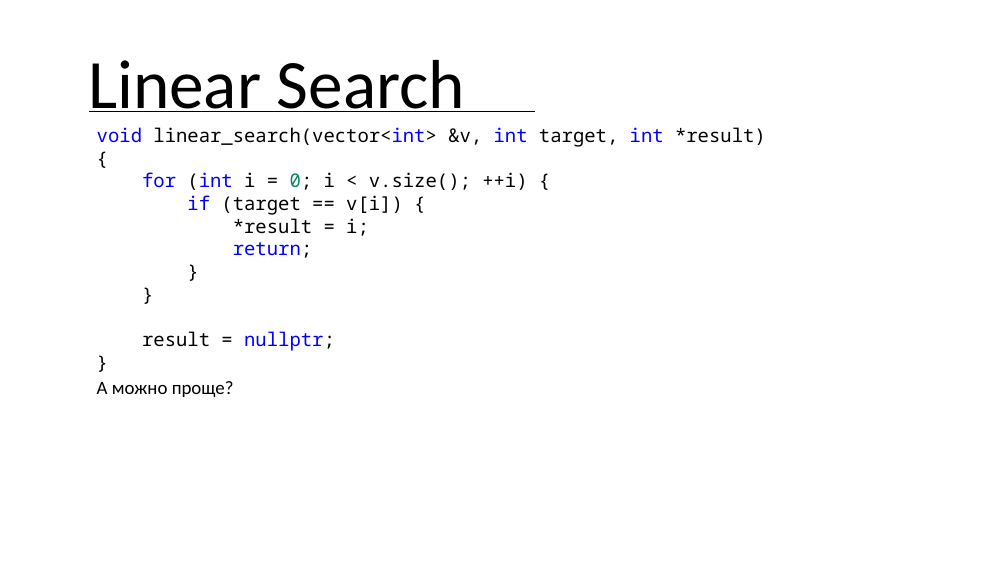
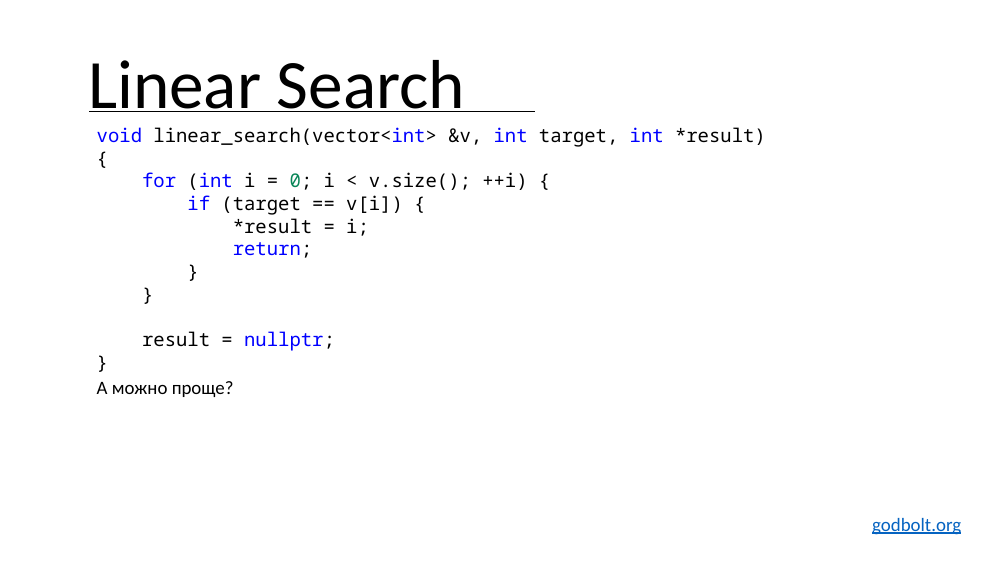
Before and after one commit to smurfomen/education-cpp, a slide deck: slide 4 of 03_search_algorithms/03_search_algorithms.pptx (slide 3 before the commit). Drawn at 1008x567 pixels with LibreOffice and Linux fonts; fonts in the diff are those of the drawing. Boxes give left, top, right and bottom in pixels: in the first picture for what was removed or moved away, otherwise in the second. Text is boxed around its words. In the diff, an @@ line names an element or a change of style, - is before the commit and + after.

```diff
--- a/03_search_algorithms/03_search_algorithms.pptx
+++ b/03_search_algorithms/03_search_algorithms.pptx
@@ text added at bbox=[872, 518, 961, 535], 18 pt, text #0563C1, underline @@
+godbolt.org
```
Also in this commit, not shown: 2 other slides changed, 3 slides added, 2 other files.
